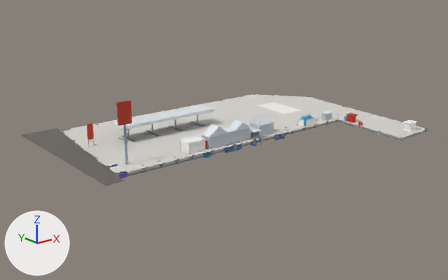
An edit to the glTF model portal-proposal/public/sites/models/1588.glb, drawn before and after from the same camera.
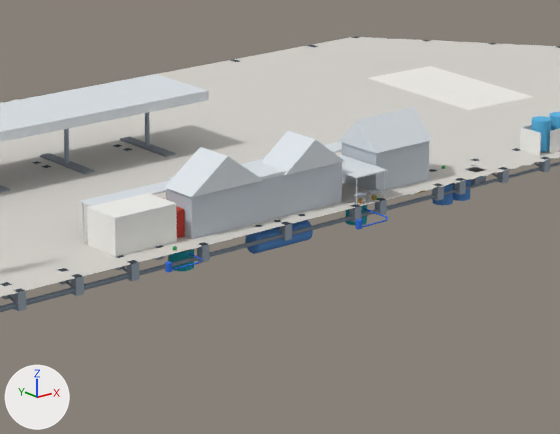
Each version is shown whole from a camera (50 mm lens) standing at (-141.4, -166.9, 64.8) and looking at (-7.3, 0.7, -2.2), then close up on the part from 35% to 69% of the width and 30% to 72% of the height. Arrows for +X, +Y and +Z are at lower left; the lights stay in place. The older version's two pictures come first. Where no turn or scale is listed for an object, it has been applied to the vertices.

Script lines for the objects in view, before the commit:
```python
me_mesh_137 = bpy.data.meshes.new('Mesh_137')
me_mesh_137.from_pydata(...)  # 412 vertices, 700 faces; spans x -30.0..7.3, y -11.8..-11.1, z -1.4..-0.8
me_mesh_137.materials.append(mat_drain)  # greyish blue #7b8794
me_mesh_189 = bpy.data.meshes.new('Mesh_189')
me_mesh_189.from_pydata(...)  # a 32-sided cylinder along z spanning x 22.67..24.67, y -9.88..-7.88, z 0.15..3.35
me_mesh_189.materials.append(mat_watertank)  # blue #58b7e6
me_mesh_224 = bpy.data.meshes.new('Mesh_224')
me_mesh_224.from_pydata(...)  # 514 vertices, 1024 faces; spans x -15.71..-8.81, y -11.51..-9.45, z -2.5..-0.5
me_mesh_224.materials.append(mat_tankolder)  # blue #4f86c6
ob_clean_water_tank_1__10_000_l = bpy.data.objects.new('Clean-water tank 1 (10,000 L)', me_mesh_189)
ob_clean_water_tank_1__10_000_l.location = (0.0, 0.0, 0.0)
ob_lying_tank_in_front_of_building_a__as_built_sheet__not_named = bpy.data.objects.new('Lying tank in front of building A (as-built sheet, not named)', me_mesh_224)
ob_lying_tank_in_front_of_building_a__as_built_sheet__not_named.location = (0.0, 0.0, 0.0)
ob_site_drain__front_strip__along_the_south_boundary__ø0_40_m = bpy.data.objects.new('Site drain: front strip, along the south boundary, Ø0.40 m', me_mesh_137)
ob_site_drain__front_strip__along_the_south_boundary__ø0_40_m.location = (0.0, 0.0, 0.0)
# also in view: 'Building B (office)' at (4.1, -6.9, 2.0); 'Site drain: front strip, along the south boundary, Ø0.50 m' at (-42.2, -11.6, -1.2); 'Forecourt and paving (taken as flat)' at (0.3, -0.2, 0.0); 'Coffee shop' at (-26.8, -7.4, 1.8); 'Building A roofs' at (-12.9, -7.1, 5.6)
```
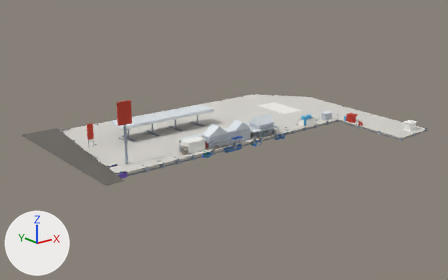
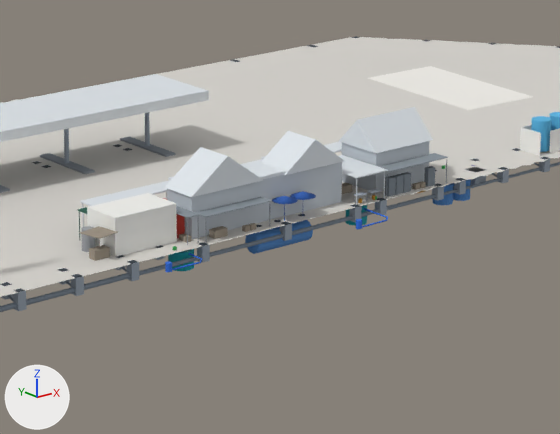
Location of each change, (x1, y1, x2, y2) in pixels of the close-ups (560 x 434 px):
'Lockers and storage cabinets behind the office', added
    after: (385, 166, 435, 197)
'Benches, tables, bins and crates', added (mostly hidden)
    after: (179, 181, 426, 243)
'Food cart under a tent', added
    after: (80, 226, 118, 261)
'Tarp-roofed stall area behind building A', added
    after: (195, 197, 271, 243)
'Lean-to stores behind the office (building B)', added
    after: (378, 153, 448, 198)
'Market umbrellas behind building A', added
    after: (272, 191, 316, 221)
'Grey water tank (coffee shop)', added
    after: (81, 226, 95, 252)
'Lean-to store between the coffee shop and building A', added
    after: (176, 206, 200, 245)
'Coffee shop awning', added
    after: (77, 207, 87, 241)

Diff of the bpy script that builds the scene:
```diff
--- a/portal-proposal/public/sites/models/1588.glb.py
+++ b/portal-proposal/public/sites/models/1588.glb.py
@@ ob_market_umbrellas_behind_building_a @@
+ob_market_umbrellas_behind_building_a = bpy.data.objects.new('Market umbrellas behind building A', me_mesh_216_1)  # 124 vertices, 176 faces; spans x -13.0..-8.4, y -11.9..-9.5, z 0.0..2.4; in mat_umbrellablue (blue #2f5fb3)
+ob_market_umbrellas_behind_building_a.location = (0.0, 0.0, 0.0)
@@ ob_benches__tables__bins_and_crates @@
+ob_benches__tables__bins_and_crates = bpy.data.objects.new('Benches, tables, bins and crates', me_mesh_215_1)  # 246 vertices, 420 faces; spans x -22.9..9.5, y -11.1..-2.4, z 0.0..1.0; in mat_clutter (brown #9a8f80)
+ob_benches__tables__bins_and_crates.location = (0.0, 0.0, 0.0)
@@ ob_lockers_and_storage_cabinets_behind_the_office @@
+ob_lockers_and_storage_cabinets_behind_the_office = bpy.data.objects.new('Lockers and storage cabinets behind the office', me_mesh_214_1)  # 32 vertices, 48 faces; spans x 0.75..6.85, y -11.13..-10.52, z 0.0..1.8; in mat_locker (grey #7d8790)
+ob_lockers_and_storage_cabinets_behind_the_office.location = (0.0, 0.0, 0.0)
@@ ob_lean_to_stores_behind_the_office__building_b @@
+ob_lean_to_stores_behind_the_office__building_b = bpy.data.objects.new('Lean-to stores behind the office (building B)', me_mesh_213_1)  # 36 vertices, 60 faces; spans x 0.19..8.21, y -11.48..-9.52, z 0.0..2.66; in mat_roofsheet (grey #8a949c)
+ob_lean_to_stores_behind_the_office__building_b.location = (0.0, 0.0, 0.0)
@@ ob_tarp_roofed_stall_area_behind_building_a @@
+ob_tarp_roofed_stall_area_behind_building_a = bpy.data.objects.new('Tarp-roofed stall area behind building A', me_mesh_212_1)  # 36 vertices, 60 faces; spans x -21.61..-13.99, y -11.48..-9.82, z 0.0..2.51; in mat_roofsheet (grey #8a949c)
+ob_tarp_roofed_stall_area_behind_building_a.location = (0.0, 0.0, 0.0)
@@ ob_lean_to_store_between_the_coffee_shop_and_building_a @@
+ob_lean_to_store_between_the_coffee_shop_and_building_a = bpy.data.objects.new('Lean-to store between the coffee shop and building A', me_mesh_211_1)  # 36 vertices, 60 faces; spans x -23.37..-21.93, y -11.01..-6.09, z 0.0..2.66; in mat_roofsheet (grey #8a949c)
+ob_lean_to_store_between_the_coffee_shop_and_building_a.location = (0.0, 0.0, 0.0)
@@ ob_food_cart_under_a_tent @@
+ob_food_cart_under_a_tent = bpy.data.objects.new('Food cart under a tent', me_mesh_210_1)  # 30 vertices, 48 faces; spans x -32.8..-30.0, y -10.2..-7.4, z 0.0..2.4; in mat_clutter (brown #9a8f80)
+ob_food_cart_under_a_tent.location = (0.0, 0.0, 0.0)
@@ ob_coffee_shop_awning @@
+ob_coffee_shop_awning = bpy.data.objects.new('Coffee shop awning', me_mesh_209_1)  # 36 vertices, 60 faces; spans x -30.21..-23.39, y -5.33..-3.67, z 0.0..2.98; in mat_awninggreen (dark green #1f5a4a)
+ob_coffee_shop_awning.location = (0.0, 0.0, 0.0)
@@ ob_grey_water_tank__coffee_shop @@
+ob_grey_water_tank__coffee_shop = bpy.data.objects.new('Grey water tank (coffee shop)', me_mesh_189_1)  # 42 vertices, 80 faces; spans x -31.5..-30.3, y -7.0..-5.8, z 0.0..2.0; in mat_watertankgrey (grey #9a9ea3)
+ob_grey_water_tank__coffee_shop.location = (0.0, 0.0, 0.0)
```
